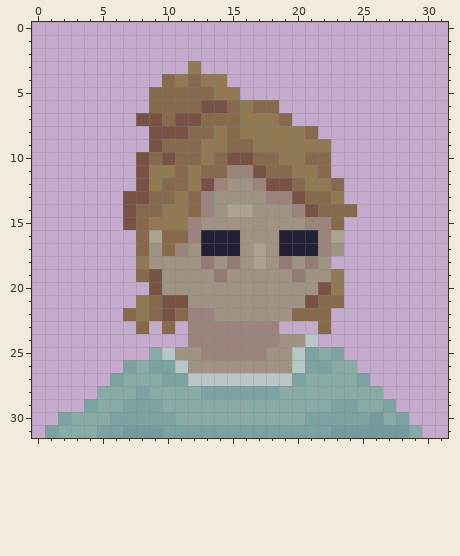
One commit to this pixel-art sprite: Assets/Art/Sprites/IconsAndMugshots/NellieMug.png. The picture above was drawn from the file before the commit.
The file is 32x32 pixels. The old version is drawn lined up with the new one.
The same view after the edit:
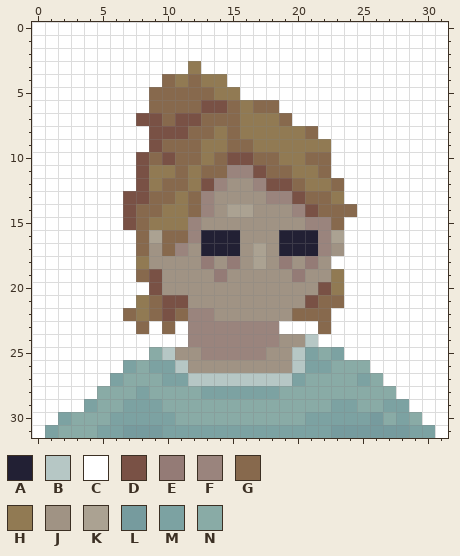
Palette (. is transparent): A #222034  B #b6c7c5  C #ffffff  D #795145  E #947b76  F #9a847d  G #87694d  H #917a53  J #a09384  K #aba292  L #769b9e  M #7ca2a2  N #89aba6
Change:
whole drawing moved by -2,+0 (the old picture is shown already moved)
Changed rows in their new state; - is an unchanged pixel.
first column x 0:
 0 CCCCCCCCCCCCCCCCCCCCCCCCCCCCCCCC
 1 CCCCCCCCCCCCCCCCCCCCCCCCCCCCCCCC
 2 CCCCCCCCCCCCCCCCCCCCCCCCCCCCCCCC
 3 CCCCCCCCCCCC-CCCCCCCCCCCCCCCCCCC
 4 CCCCCCCCCC-----CCCCCCCCCCCCCCCCC
 5 CCCCCCCCC-------CCCCCCCCCCCCCCCC
 6 CCCCCCCCC----------CCCCCCCCCCCCC
 7 CCCCCCCC------------CCCCCCCCCCCC
 8 CCCCCCCCC-------------CCCCCCCCCC
 9 CCCCCCCCC--------------CCCCCCCCC
10 CCCCCCCC---------------CCCCCCCCC
11 CCCCCCCC---------------CCCCCCCCC
12 CCCCCCCC----------------CCCCCCCC
13 CCCCCCC-----------------CCCCCCCC
14 CCCCCCC------------------CCCCCCC
15 CCCCCCC-----------------CCCCCCCC
16 CCCCCCCC----------------CCCCCCCC
17 CCCCCCCC----------------CCCCCCCC
18 CCCCCCCC---------------CCCCCCCCC
19 CCCCCCCC----------------CCCCCCCC
20 CCCCCCCCC---------------CCCCCCCC
21 CCCCCCCC----------------CCCCCCCC
22 CCCCCCC----------------CCCCCCCCC
23 CCCCCCCC-C-C-------CCC-CCCCCCCCC
24 CCCCCCCCCCCC----------CCCCCCCCCC
25 CCCCCCCCC---------------CCCCCCCC
26 CCCCCCC------------------NCCCCCC
27 CCCCCC--------------------NCCCCC
28 CCCCC----------------------NCCCC
29 CCCC------------------------MCCC
30 CC---------------------------NCC
31 C----------------------------MMC
